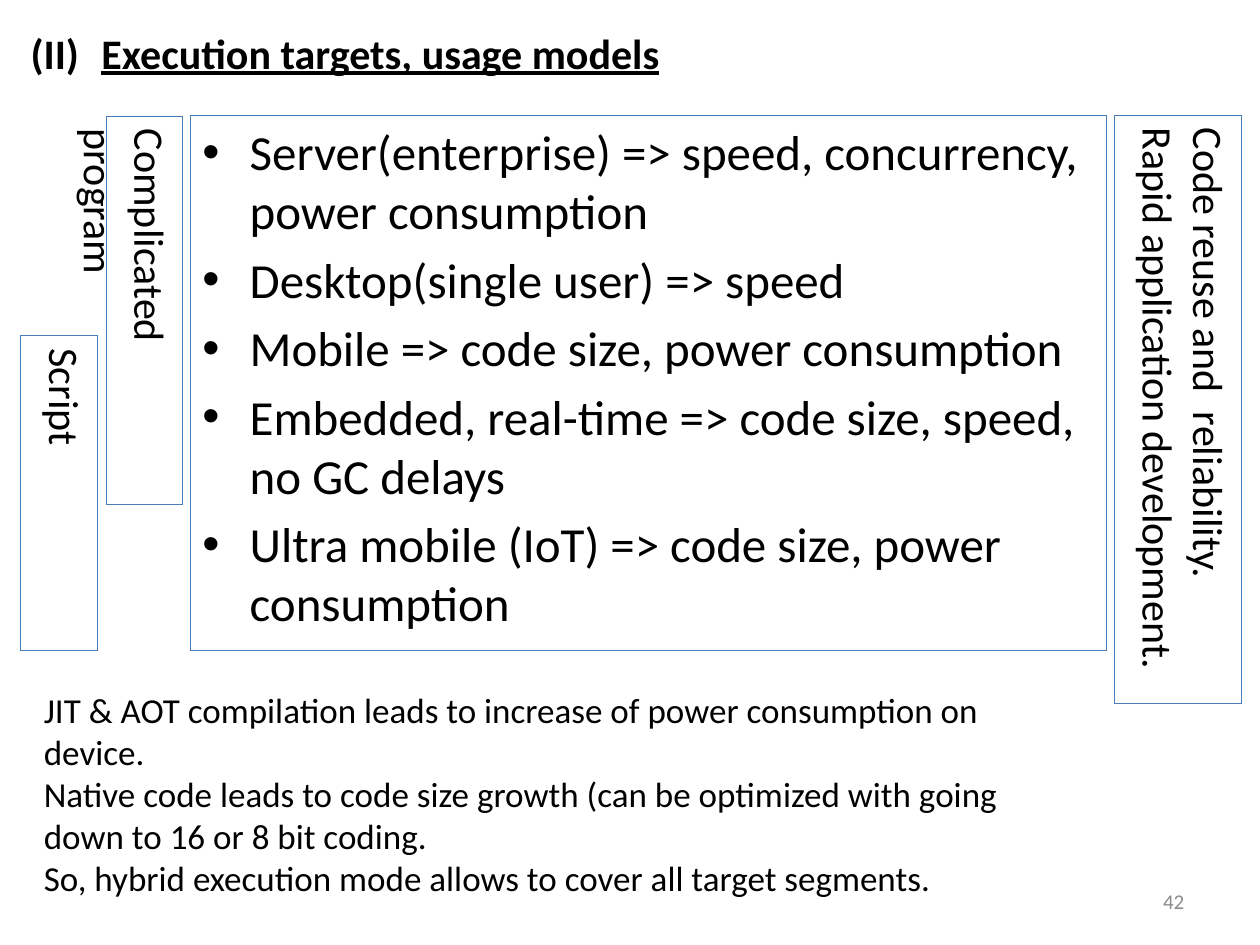
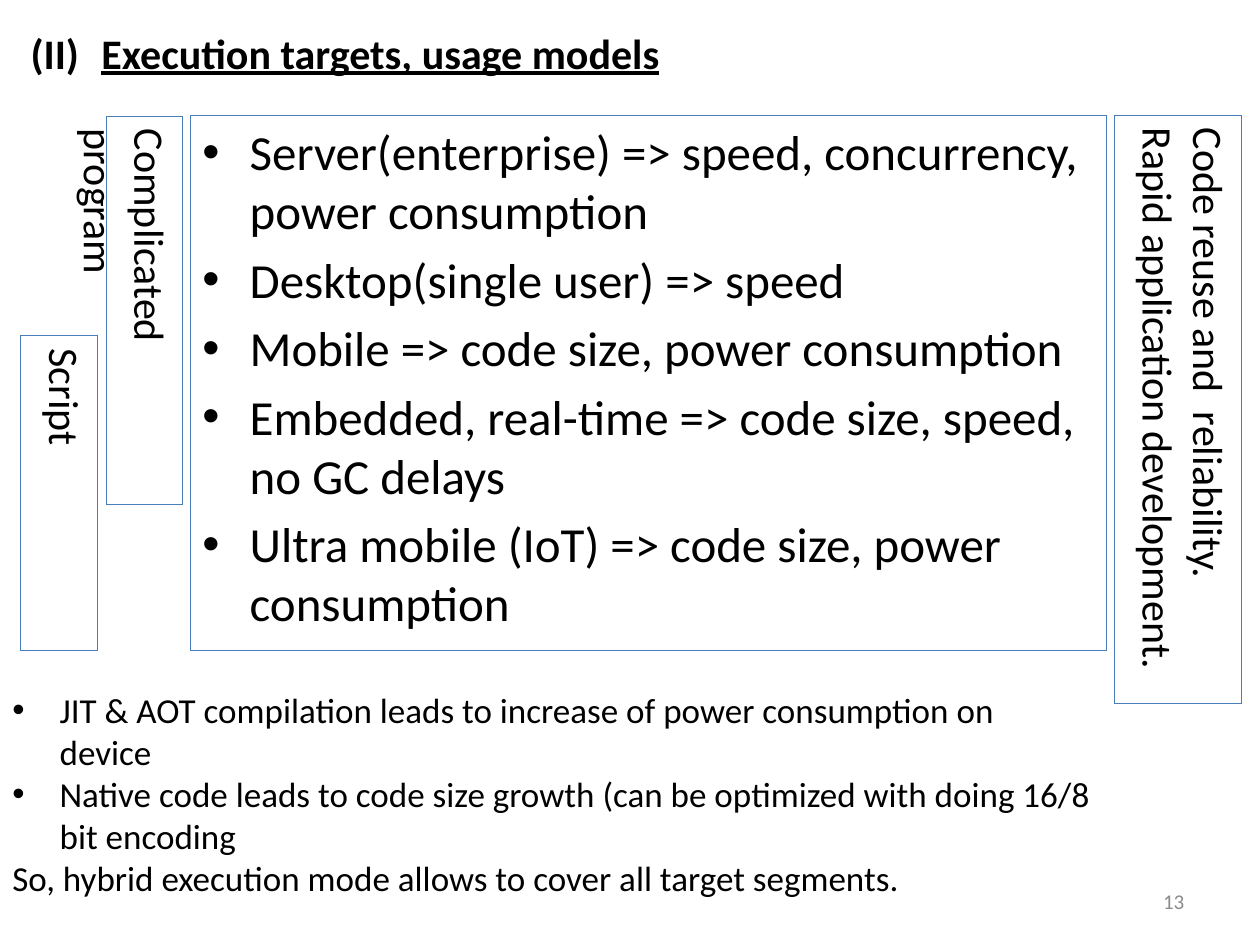
Before and after one commit to akanatov/SLang-, a slide deck: slide 13 of Docs/SLang E# 2022.pptx (slide 42 before the commit). Drawn at 1260x945 pixels with LibreOffice and Linux fonts; fonts in the diff are those of the drawing. Boxes give left, top, right and bottom in pixels: in the first picture for what was removed or moved away, otherwise in the second. Text is boxed around its words. In the diff, an @@ line names an element or a change of style, - is before the commit and + after.

```diff
--- a/Docs/SLang E# 2022.pptx
+++ b/Docs/SLang E# 2022.pptx
@@ text "JIT & AOT compilation leads ...": place and size @@
-text "JIT & AOT compilation leads ..." at [44, 698, 997, 897]
+text "JIT & AOT compilation leads ..." at [12, 698, 1089, 897]
@@ text at [60, 698, 1089, 855]: text changed @@
-JIT & AOT compilation leads to increase of power consumption on device.
-Native code leads to code size growth (can be optimized with going down to 16 or 8 bit coding.
+• JIT & AOT compilation leads to increase of power consumption on device
+• Native code leads to code size growth (can be optimized with doing 16/8 bit encoding
@@ page number at [1163, 895, 1184, 909]: text changed @@
-42
+13
```
Also in this commit, not shown: 18 other slides changed, 17 slides added, 4 slides removed, 8 other files.
